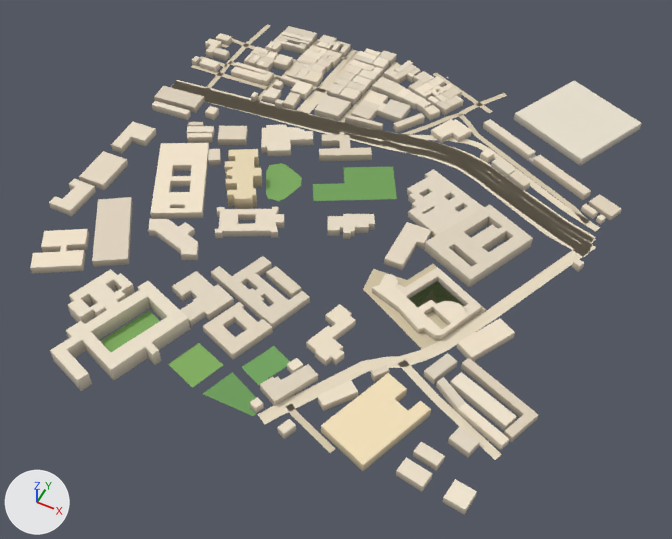
The glTF model public/assets/bengaluru-region-v1/tiles/t-4_-4-l1.glb as it was, and as the next commit left it.
Both versions are drawn from a 50 mm camera at (-1444.0, -2348.0, 657.0) aimed at (-1722.0, -1793.0, -38.0). Every picture has the same lights, and +X, +Y and +Z are marked at lower left. The first picture is the older version. Vertices at exactly the same position are counted once.

The first picture shows 'building', 'ground'.
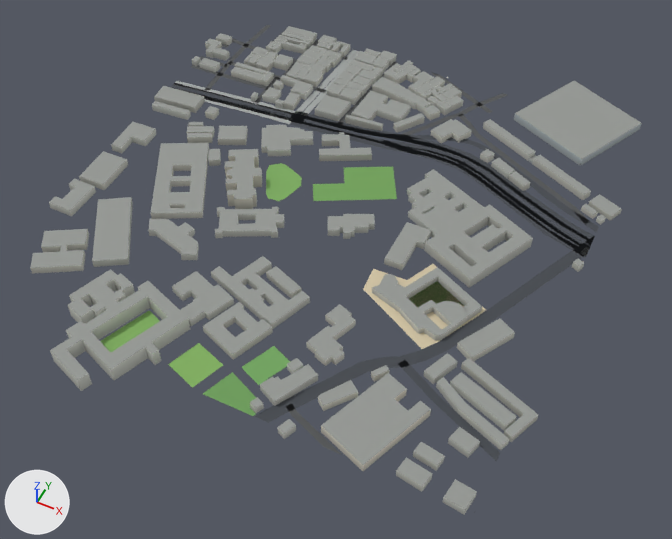
What differs and where, as boxes [x1, y1, x2, y2] in the pictures (672 x 539 px; the box of a moved part takes in the faces that stretch with it):
'ground', reshaped (12% taller): before [100, 24, 600, 460]; after [100, 25, 599, 512]
part 1 of me_building, recoloured (darker): [30, 26, 642, 513] in both
part 2 of me_ground, rebuilt: before [382, 139, 593, 252]; after [383, 140, 590, 248]
part 3 of me_ground, rebuilt: before [170, 84, 384, 145]; after [170, 86, 383, 144]
part 4 of me_ground, added: after [172, 83, 593, 246]
part 5 of me_ground, moved or reshaped: before [171, 24, 600, 453]; after [174, 25, 599, 455]
part 6 of me_ground, reshaped: before [434, 397, 502, 460]; after [434, 397, 500, 512]
part 7 of me_ground, recoloured: [174, 30, 593, 433] in both

What changed in the scene script:
```text
Change me_building:
    used by ob_building; location = (-2000.0, -2000.0, 0.0)
    remove me_building.from_pydata(...)  # 2148 vertices, 3032 faces; spans x -5.0..516.0, y -43.0..549.0, z 0.0..16.0
    add me_building.from_pydata(...)  # 2148 vertices, 3804 faces; spans x -5.0..516.0, y -43.0..549.0, z 0.0..16.0
    me_building part 1: 3032 kept faces spanning x -5.0..516.0, y -43.0..549.0, z 0.0..16.0 get new vertex colours
Change me_ground:
    used by ob_ground; location = (-2000.0, -2000.0, 0.0)
    verts and faces of me_ground; kept vertices keep their numbers, new ones are numbered from 610
    before: 436 (469.0, 72.0, 1.0) at pixel (470, 425), 437 (466.0, 65.0, 1.0) at pixel (463, 430), 438 (502.0, 58.0, 1.0) at pixel (501, 454), 439 (498.0, 50.0, 1.0) at pixel (494, 460)
    remove me_ground.from_pydata(...)  # 610 vertices, 505 faces; spans x -1.0..505.0, y -3.0..502.0, z 1.0
    add me_ground.from_pydata(...)  # 635 vertices, 526 faces; spans x 0.0..500.0, y 0.0..500.0, z 1.0
    me_ground part 2: the loose piece of 24 vertices spanning x 255.0..502.0, y 302.0..380.0, z 1.0 is rebuilt with 26 vertices and now spans x 256.0..500.0, y 305.0..377.0, z 1.0
    me_ground part 3: the loose piece of 18 vertices spanning x 0.0..257.0, y 332.0..370.0, z 1.0 is rebuilt with 18 vertices and now spans x 0.0..257.0, y 336.0..366.0, z 1.0
    me_ground part 4: a new loose piece of 42 vertices spanning x 0.0..500.0, y 313.0..384.0, z 1.0, in mat_ground
    me_ground part 5
    75 vertices are removed from x -1.0..505.0, y 3.0..502.0, z 1.0
    103 faces are deleted
    30 vertices move from x 0.0..502.0, y -3.0..499.0, z 1.0 to x 0.0..500.0, y 0.0..500.0, z 1.0
    40 vertices are added at x 0.0..500.0, y 0.0..500.0, z 1.0
    6 new vertices lie (7.0, 0.0, 0.0) away from vertices in x 0.0..159.0, y 364.0..500.0, z 1.0
    5 new vertices lie (-7.0, 0.0, 0.0) away from vertices in x 158.0..167.0, y 407.0..481.0, z 1.0
    79 new faces join them
    me_ground part 6
    add delete_vertices([438, 439])  # with the faces that use them
    add verts[437] = (459.0, 68.0, 1.0)  # moved, pixel (456, 424)
    add verts[436] = (462.0, 75.0, 1.0)  # moved, pixel (463, 418)
    add verts[646] = (500.0, 0.0, 1.0)  # pixel (474, 512)
    add verts[647] = (500.0, 3.0, 1.0)  # pixel (475, 509)
    add verts[648] = (499.0, 0.0, 1.0)  # pixel (473, 512)
    add verts[658] = (484.0, 57.0, 1.0)  # pixel (481, 447)
    add verts[659] = (488.0, 64.0, 1.0)  # pixel (488, 441)
    add verts[660] = (500.0, 58.0, 1.0)  # pixel (500, 453)
    add verts[661] = (500.0, 50.0, 1.0)  # pixel (496, 461)
    add faces += [(646, 647, 648), (436, 437, 658), (436, 658, 659), (658, 660, 659), (658, 661, 660)]
    me_ground part 7: 292 kept faces spanning x 0.0..500.0, y 0.0..500.0, z 1.0 get new vertex colours; the middle colour goes from beige #e9dcc3 to dark grey #45494f
```
